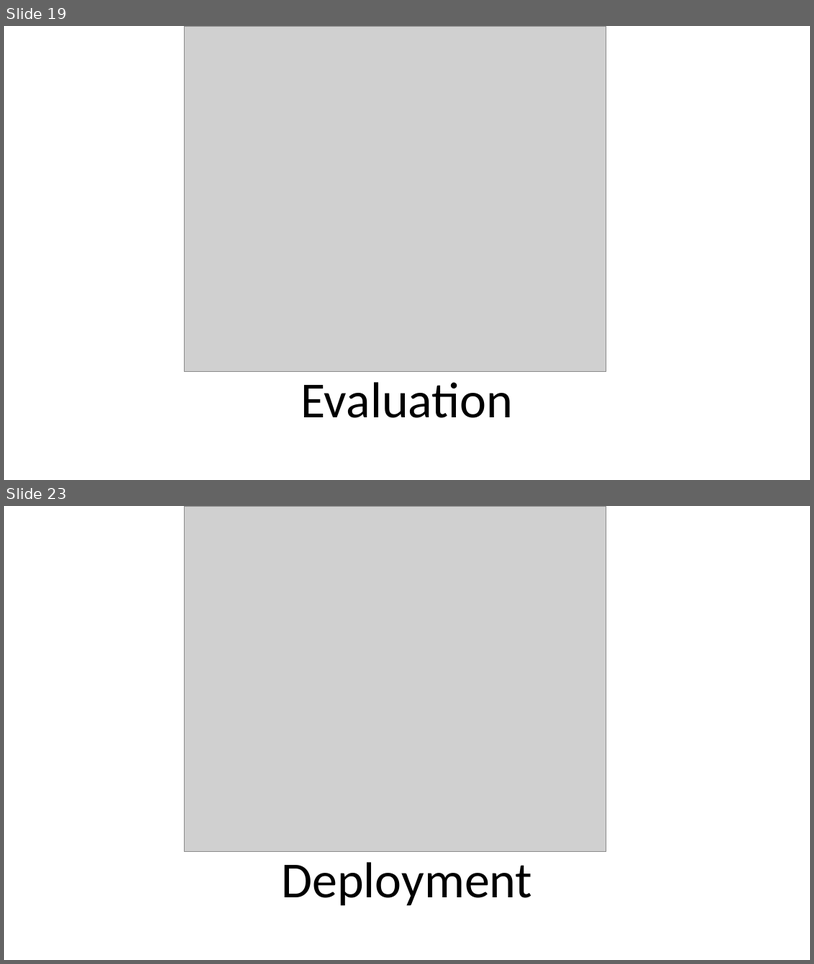
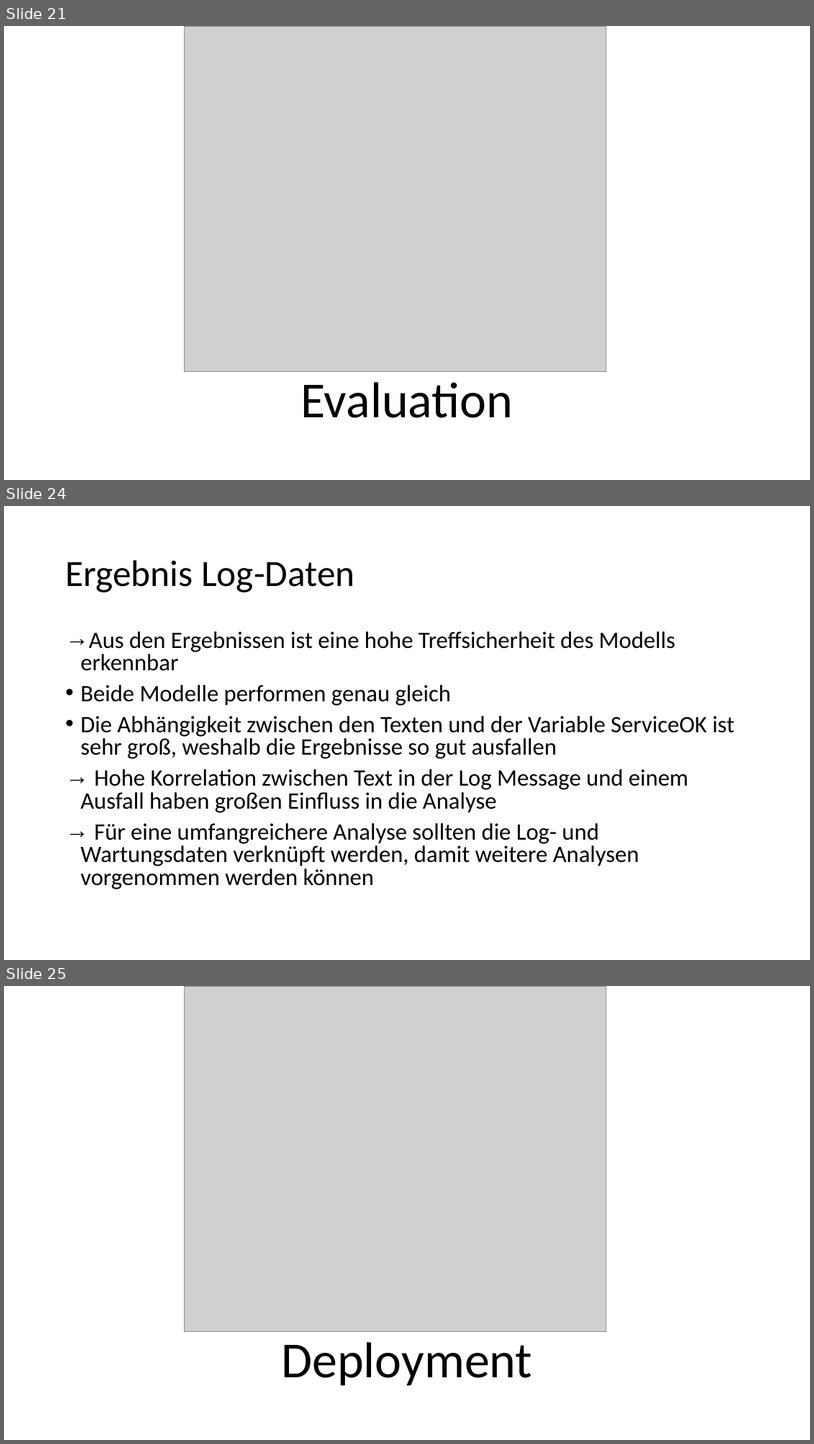
Before and after one commit to Flitschi7/big-data-management, a slide deck: Organisational/Dokumentation HHZ Rocket Project.pptx. Shown one above the other, each under a label of ours: slides 19 and 23 before the commit, slides 21, 24 and 25 after it; the slides between them are not shown. The pictures are 814x964 and 814x1444 pixels, drawn with LibreOffice and Linux fonts; fonts in the diff are those of the drawing; grey boxes stand for pictures. Boxes give left, top, right and bottom in pixels: in the first picture for what was removed or moved away, otherwise in the second. Text is boxed around its words. In the diff, an @@ line names an element or a change of style, - is before the commit and + after.

```diff
--- a/Organisational/Dokumentation HHZ Rocket Project.pptx
+++ b/Organisational/Dokumentation HHZ Rocket Project.pptx
@@ slide 24 added at bbox=[4, 506, 810, 960], background #FFFFFF @@
@@ title added at bbox=[65, 560, 355, 592], 44 pt, text #000000 @@
+Ergebnis Log-Daten
@@ text added at bbox=[80, 631, 735, 889], 28 pt, text #000000 @@
+→ Aus den Ergebnissen ist eine hohe Treffsicherheit des Modells erkennbar
+• Beide Modelle performen genau gleich
+• Die Abhängigkeit zwischen den Texten und der Variable ServiceOK ist sehr groß, weshalb die Ergebnisse so gut ausfallen
+→ Hohe Korrelation zwischen Text in der Log Message und einem Ausfall haben großen Einfluss in die Analyse
+→ Für eine umfangreichere Analyse sollten die Log- und Wartungsdaten verknüpft werden, damit weitere Analysen vorgenommen werden können
@@ what was slide 19 is now slide 21 @@
@@ what was slide 23 is now slide 25 @@
```
Also in this commit, not shown: 8 slides changed, 1 other slide added, 2 other files.
